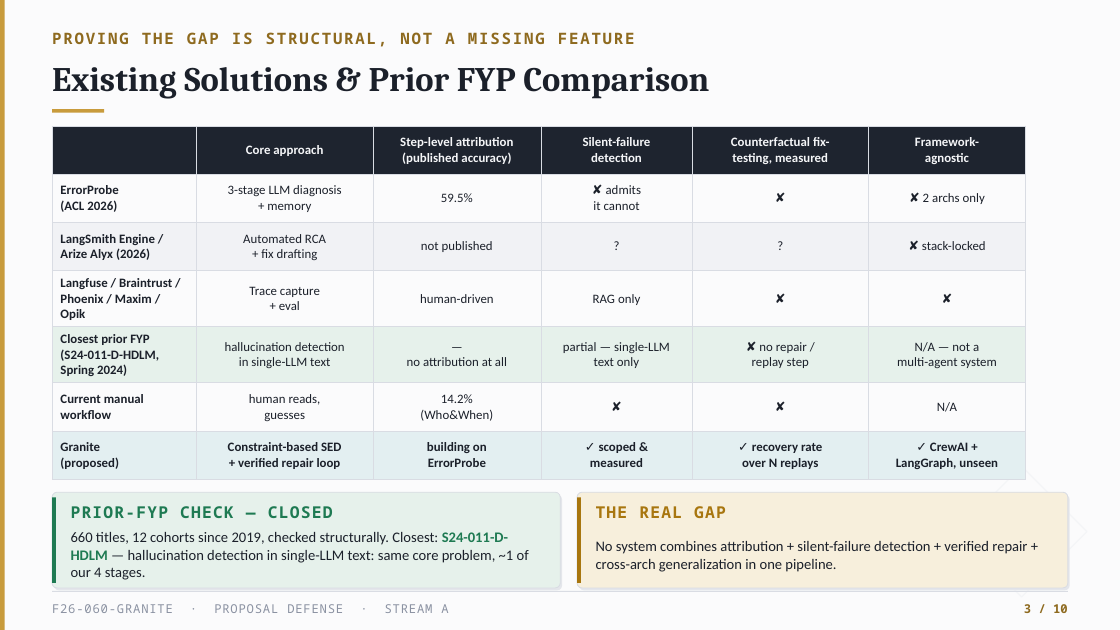
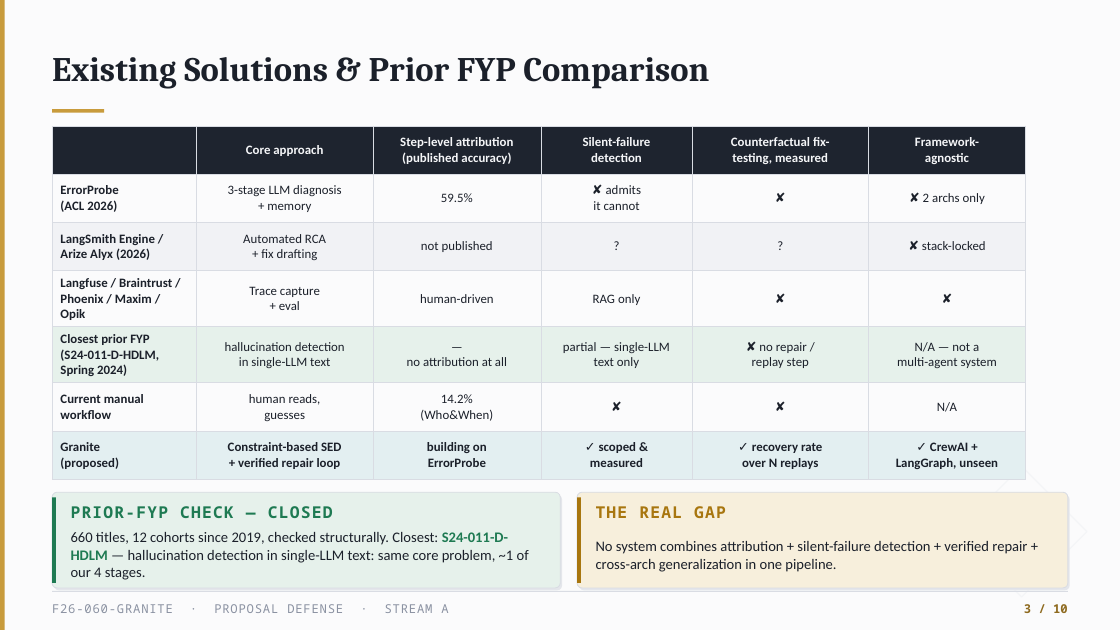
Before and after one commit to Shahoud867/Final-Year-Project, a slide deck: slide 3 of markdowns/05-deliverables/proposal-deck/Granite_Proposal_Defense_v2.pptx. Drawn at 1120x630 pixels with LibreOffice and Linux fonts; fonts in the diff are those of the drawing. Boxes give left, top, right and bottom in pixels: in the first picture for what was removed or moved away, otherwise in the second. Text is boxed around its words. In the diff, an @@ line names an element or a change of style, - is before the commit and + after.

```diff
--- a/markdowns/05-deliverables/proposal-deck/Granite_Proposal_Defense_v2.pptx
+++ b/markdowns/05-deliverables/proposal-deck/Granite_Proposal_Defense_v2.pptx
@@ text "Existing Solutions & Prior FYP ...": place and size @@
-text "Existing Solutions & Prior FYP ..." at <box>52,67,709,99</box>
+text "Existing Solutions & Prior FYP ..." at <box>52,57,709,89</box>
@@ text removed at <box>52,32,635,47</box> @@
-PROVING THE GAP IS STRUCTURAL, NOT A MISSING FEATURE
```
Also in this commit, not shown: 9 other slides changed, 4 other files.
